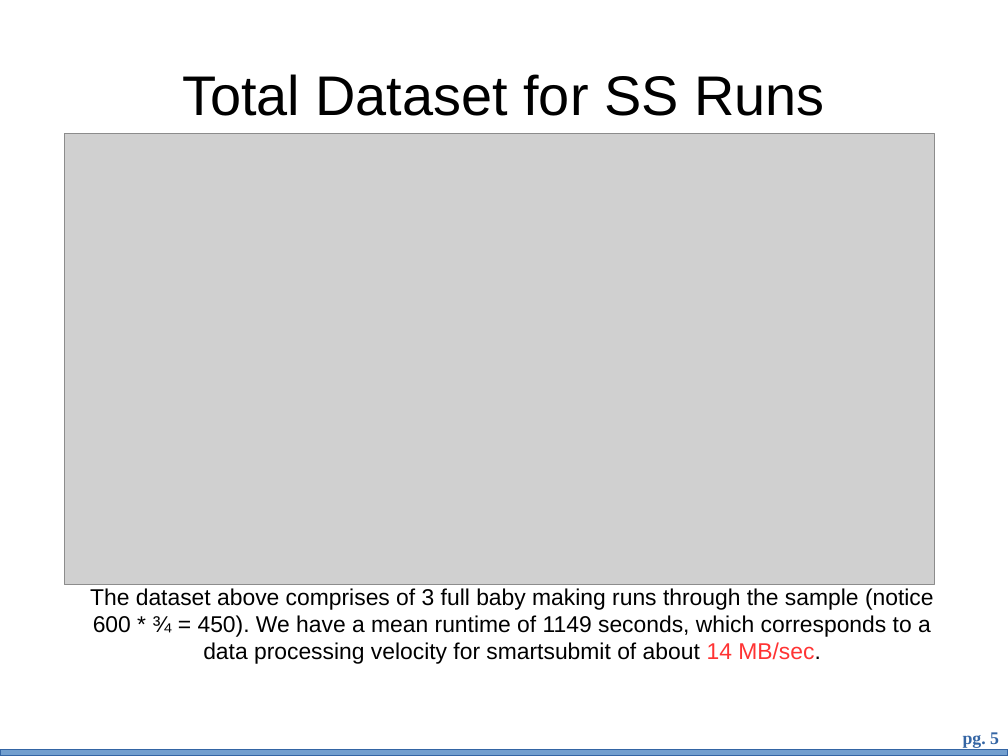
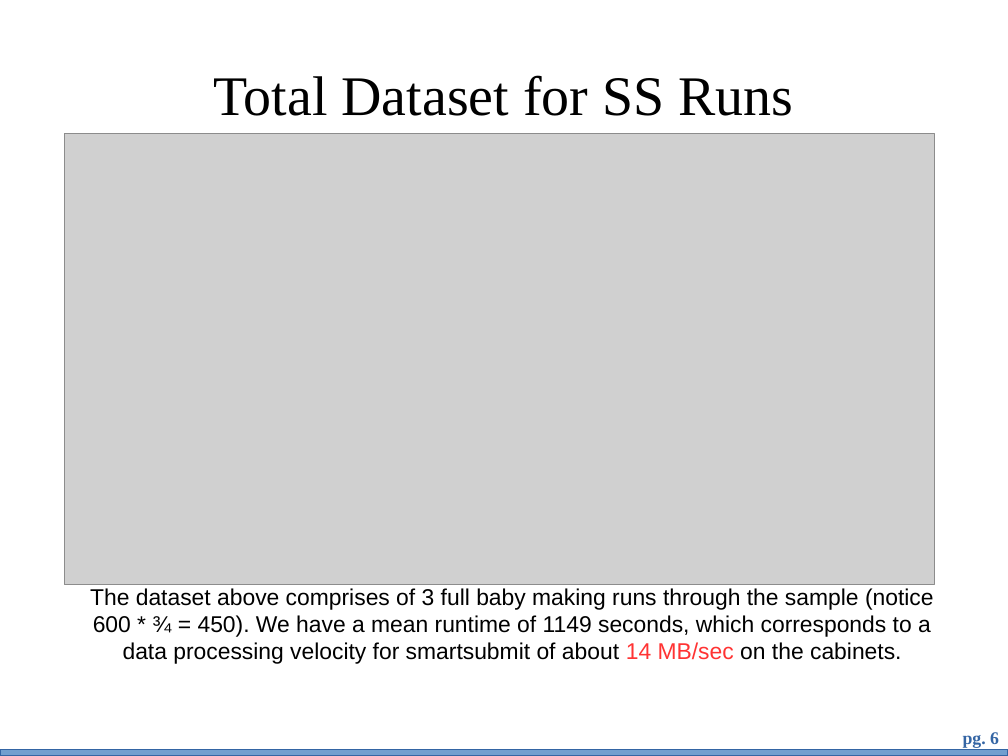
Before and after one commit to bth5032/smartsubmit, a slide deck: slide 6 of Presentations/benchmarking/bench.odp (slide 5 before the commit). Drawn at 1008x756 pixels with LibreOffice and Linux fonts; fonts in the diff are those of the drawing; grey boxes stand for pictures; background and template pictures are left out. Boxes give left, top, right and bottom in pixels: in the first picture for what was removed or moved away, otherwise in the second. Text is boxed around its words. In the diff, an @@ line names an element or a change of style, - is before the commit and + after.

```diff
--- a/Presentations/benchmarking/bench.odp
+++ b/Presentations/benchmarking/bench.odp
@@ title "Total Dataset for SS Runs" at [214, 75, 793, 116]: font Arial to Times New Roman @@
@@ text at [90, 588, 934, 664]: text changed @@
-The dataset above comprises of 3 full baby making runs through the sample (notice 600 * ¾ = 450). We have a mean runtime of 1149 seconds, which corresponds to a data processing velocity for smartsubmit of about 14 MB/sec.
+The dataset above comprises of 3 full baby making runs through the sample (notice 600 * ¾ = 450). We have a mean runtime of 1149 seconds, which corresponds to a data processing velocity for smartsubmit of about 14 MB/sec on the cabinets.
@@ page number at [963, 732, 999, 748]: text changed @@
-pg. 5
+pg. 6
```
Also in this commit, not shown: 7 other slides changed, 2 slides added, 1 slide removed, 2 other files.
